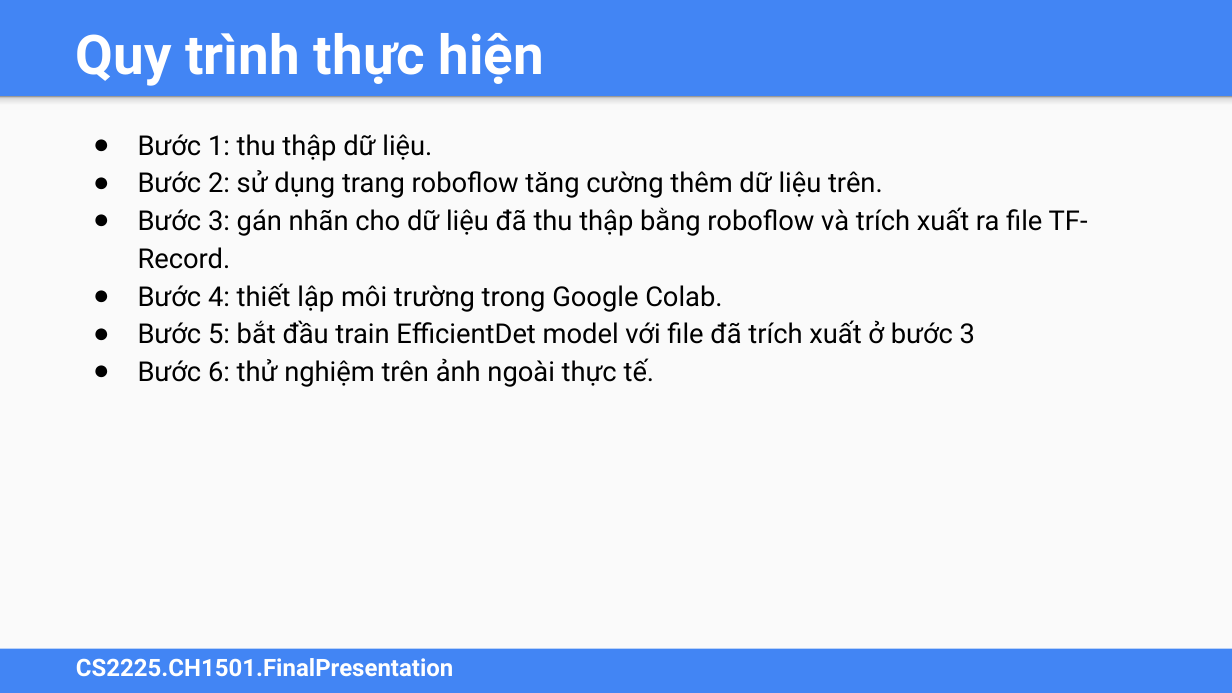
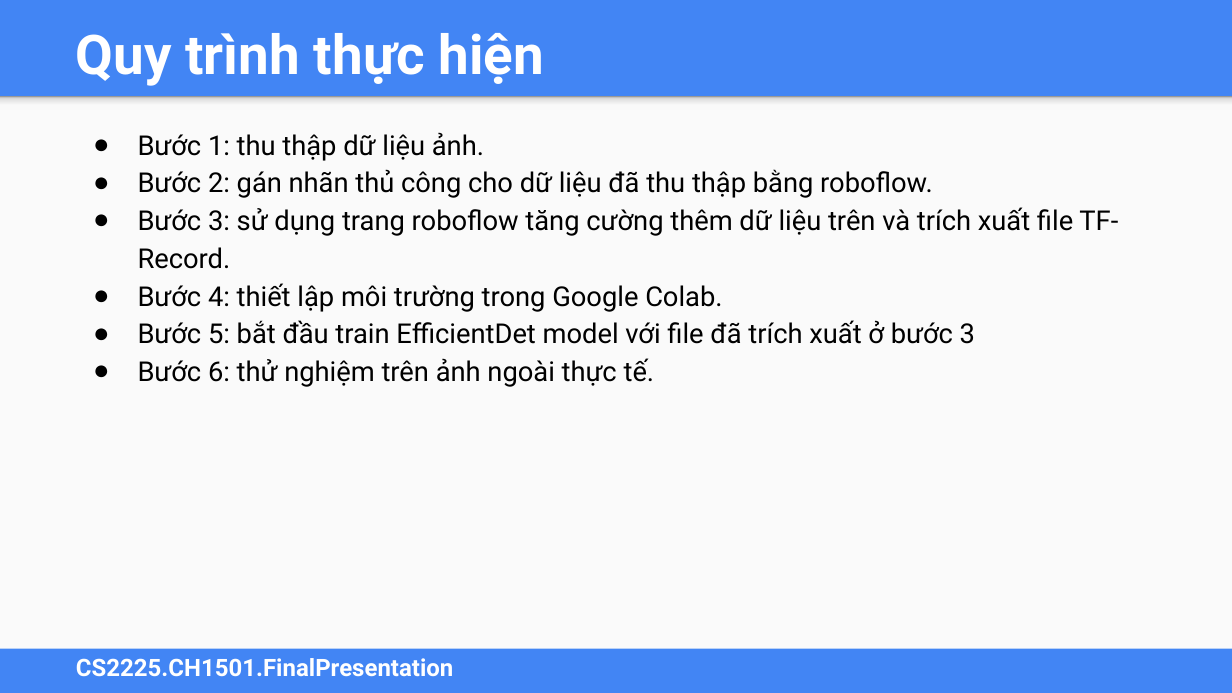
Before and after one commit to MaiNga-uit/CS2225.CH1507, a slide deck: slide 8 of CS2225.BaoCaoCuoiKy.pptx. Drawn at 1232x693 pixels with LibreOffice and Linux fonts; fonts in the diff are those of the drawing. Boxes give left, top, right and bottom in pixels: in the first picture for what was removed or moved away, otherwise in the second. Text is boxed around its words. In the diff, an @@ line names an element or a change of style, - is before the commit and + after.

Commit message:
update the process of execution

```diff
--- a/CS2225.BaoCaoCuoiKy.pptx
+++ b/CS2225.BaoCaoCuoiKy.pptx
@@ text at [138,132,1118,269]: text changed @@
-● Bước 1: thu thập dữ liệu.
-● Bước 2: sử dụng trang roboflow tăng cường thêm dữ liệu trên.
-● Bước 3: gán nhãn cho dữ liệu đã thu thập bằng roboflow và trích xuất ra file TF-Record.
+● Bước 1: thu thập dữ liệu ảnh.
+● Bước 2: gán nhãn thủ công cho dữ liệu đã thu thập bằng roboflow.
+● Bước 3: sử dụng trang roboflow tăng cường thêm dữ liệu trên và trích xuất file TF-Record.
```
